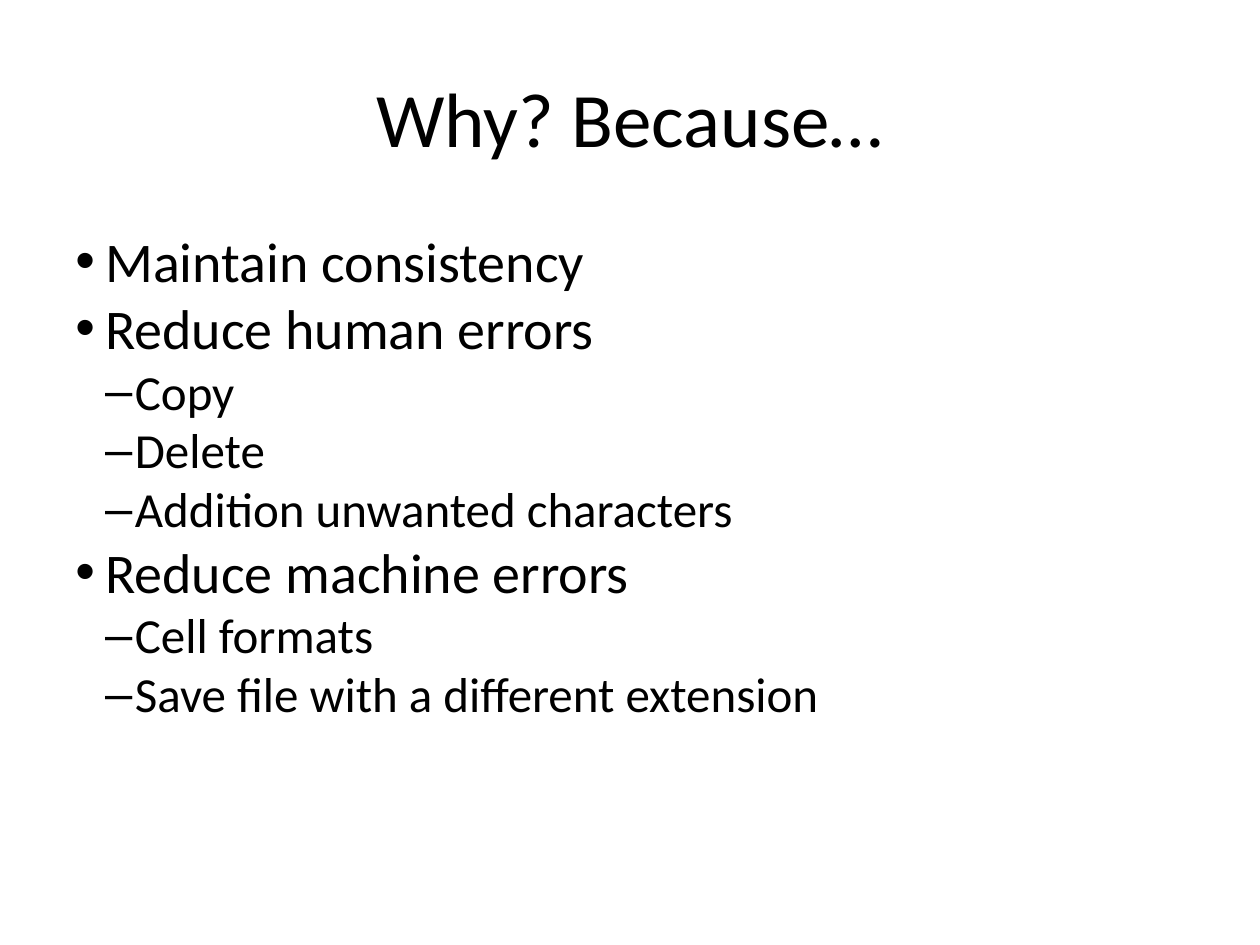
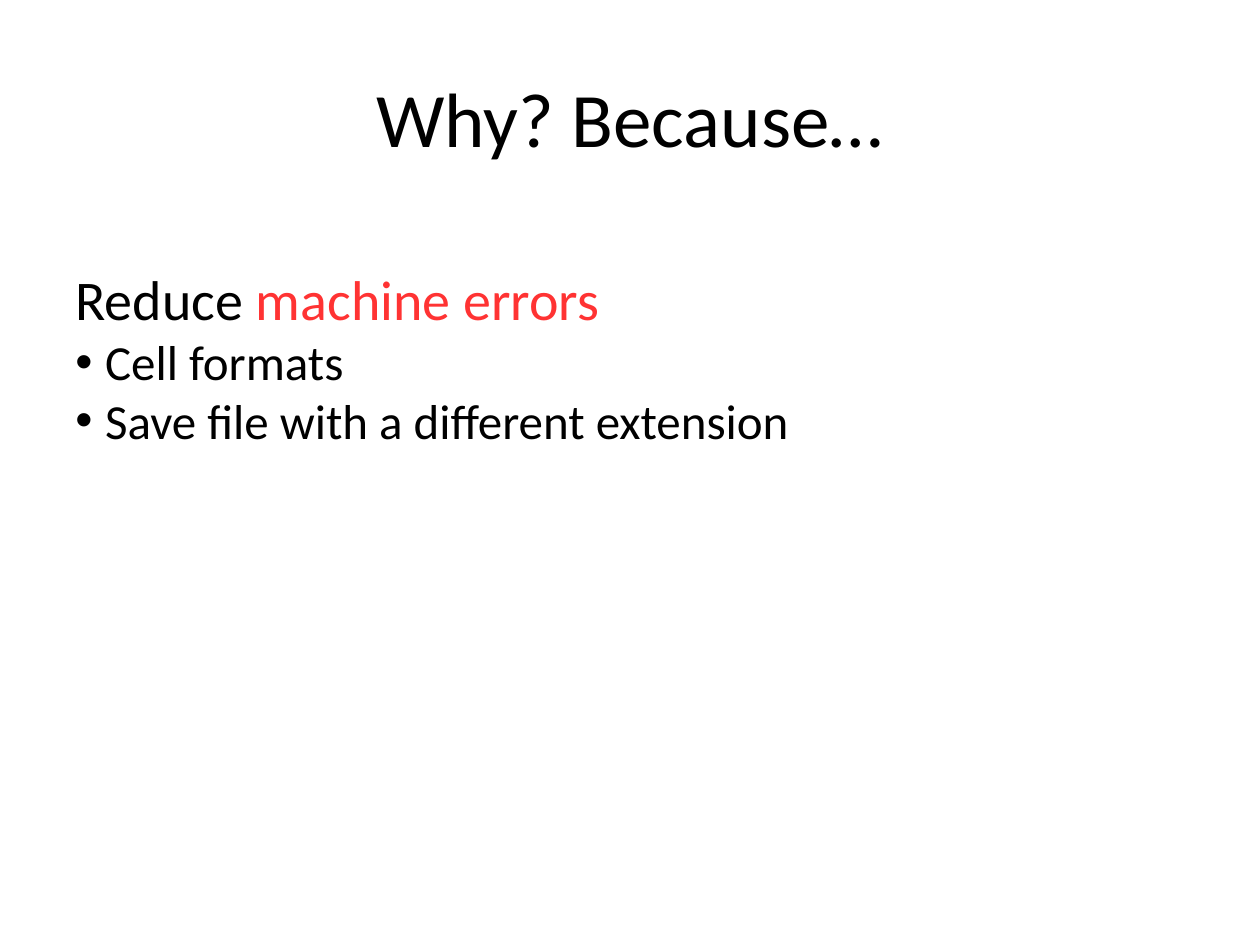
Before and after one commit to bioinformatics-core-shared-training/Managing-your-research-data, a slide deck: slide 5 of Presentation2.pptx (slide 4 before the commit). Drawn at 1260x945 pixels with LibreOffice and Linux fonts; fonts in the diff are those of the drawing. Boxes give left, top, right and bottom in pixels: in the first picture for what was removed or moved away, otherwise in the second. Text is boxed around its words. In the diff, an @@ line names an element or a change of style, - is before the commit and + after.

```diff
--- a/Presentation2.pptx
+++ b/Presentation2.pptx
@@ text "Reduce machine errors" at (x1=75, y1=281, x2=789, y2=440): text colour #000000 to #FF3333 in "machine errors"; bullet • to none; bullet – to •; list level 2 to 1 in "Cell formats"; list level 2 to 1 in "Save file with a different ..." @@
@@ text at (x1=105, y1=243, x2=733, y2=528): paragraphs removed @@
-• Maintain consistency
-• Reduce human errors
-  – Copy
-  – Delete
-  – Addition unwanted characters
```
Also in this commit, not shown: 16 other slides changed, 2 slides added, 3 other files.
